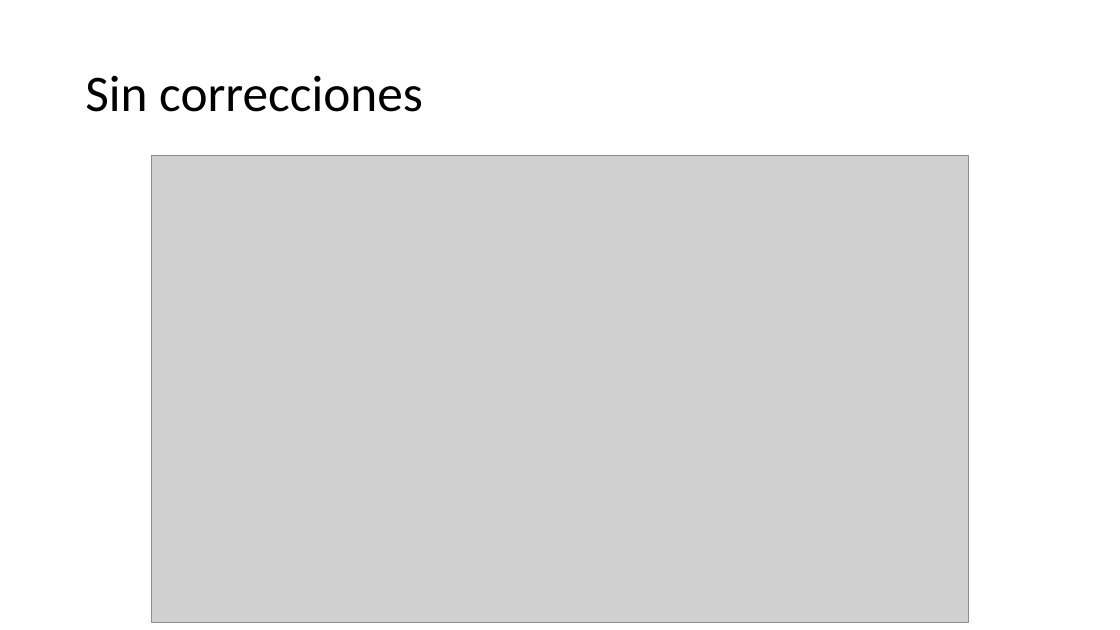
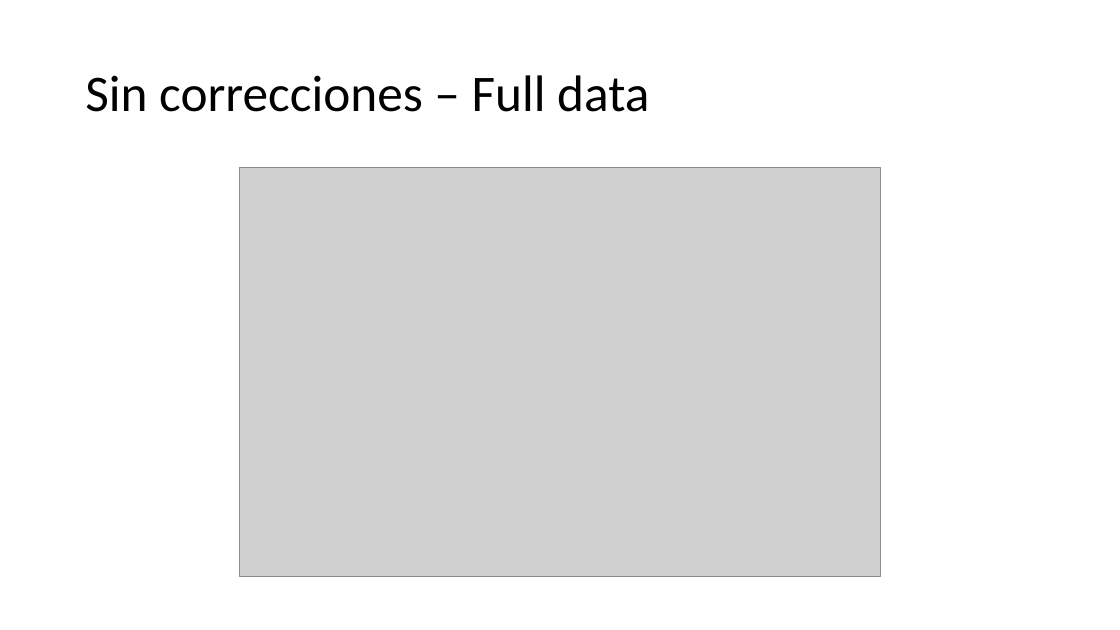
Before and after one commit to Slendercoder/DCL-DataAnalysis, a slide deck: slide 1 of DataCorrection.pptx. Drawn at 1120x630 pixels with LibreOffice and Linux fonts; fonts in the diff are those of the drawing; grey boxes stand for pictures. Boxes give left, top, right and bottom in pixels: in the first picture for what was removed or moved away, otherwise in the second. Text is boxed around its words. In the diff, an @@ line names an element or a change of style, - is before the commit and + after.

```diff
--- a/DataCorrection.pptx
+++ b/DataCorrection.pptx
@@ title at box(85, 75, 649, 112): text changed @@
-Sin correcciones
+Sin correcciones – Full data
@@ picture: place and size @@
-picture at box(152, 155, 969, 623)
+picture at box(239, 168, 881, 576)
```
Also in this commit, not shown: 2 other slides changed, 1 slide added.
